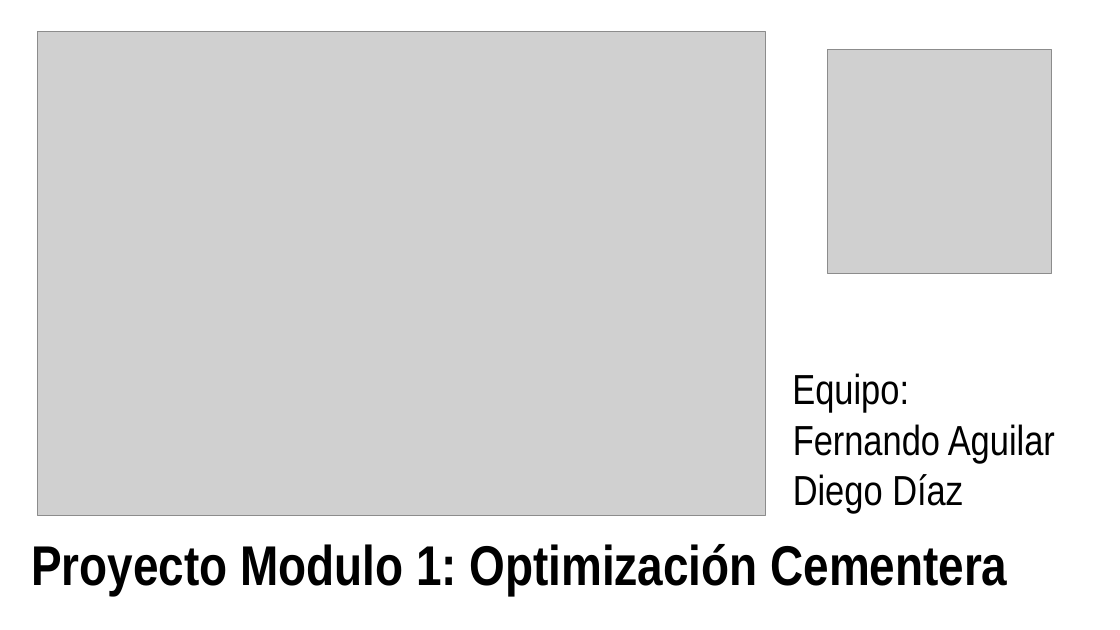
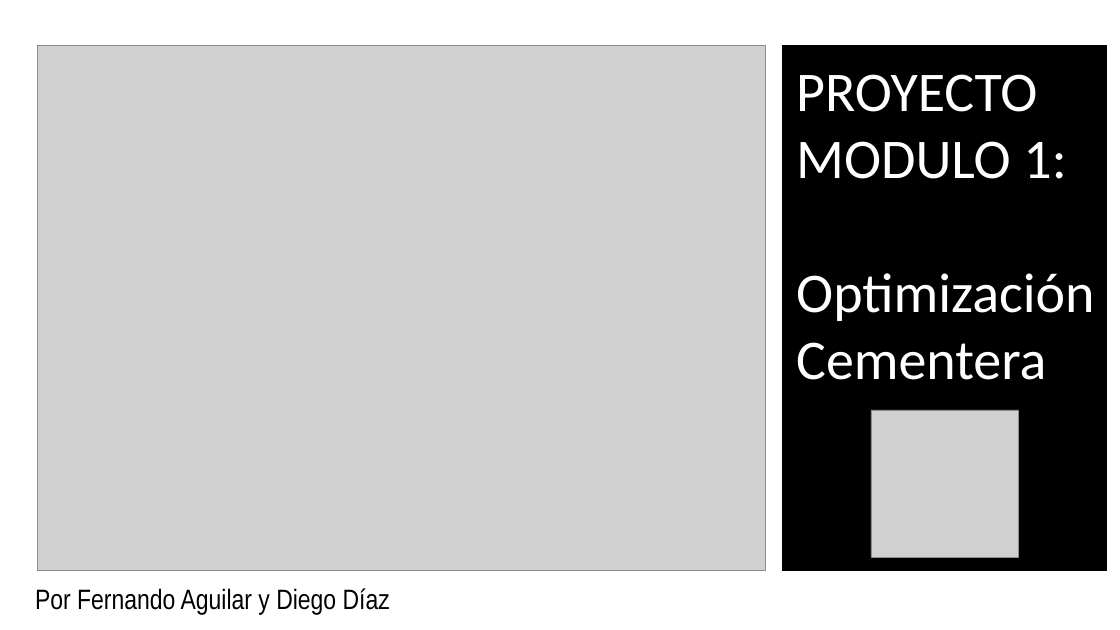
Before and after one commit to lizarragad/proyecto_modulo1, a slide deck: slide 1 of Presentación del proyecto.pptx. Drawn at 1120x630 pixels with LibreOffice and Linux fonts; fonts in the diff are those of the drawing; grey boxes stand for pictures. Boxes give left, top, right and bottom in pixels: in the first picture for what was removed or moved away, otherwise in the second. Text is boxed around its words. In the diff, an @@ line names an element or a change of style, - is before the commit and + after.

```diff
--- a/Presentación del proyecto.pptx
+++ b/Presentación del proyecto.pptx
@@ picture: place and size @@
-picture at <box>37,31,765,515</box>
+picture at <box>37,45,765,571</box>
@@ rectangle added at <box>783,45,1107,571</box>, fill #000000, outline #000000 1 pt @@
@@ text at <box>796,74,1094,380</box>: text changed; font Arial Narrow to Calibri; text colour #000000 to #FFFFFF; bold off @@
-Proyecto Modulo 1: Optimización Cementera
+PROYECTO MODULO 1:
+Optimización Cementera
@@ text removed at <box>792,373,909,412</box> @@
-Equipo:
@@ picture: place and size @@
-picture at <box>828,50,1052,274</box>
+picture at <box>871,410,1018,557</box>
@@ text at <box>35,588,390,615</box>: text changed; size 36 to 24 pt @@
-Fernando Aguilar
-Diego Díaz
+Por Fernando Aguilar y Diego Díaz
```
Also in this commit, not shown: 8 other slides changed, 1 other file.
